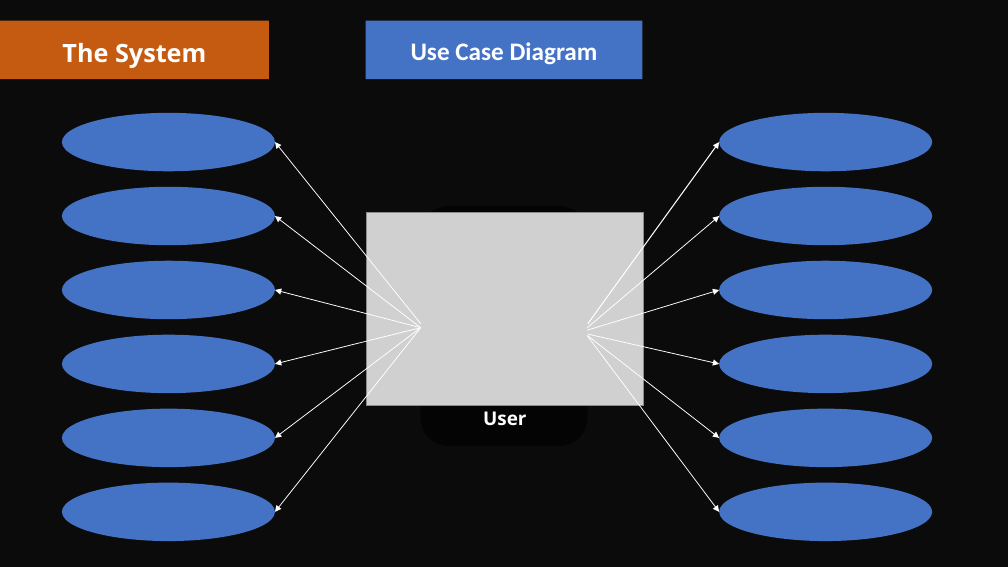
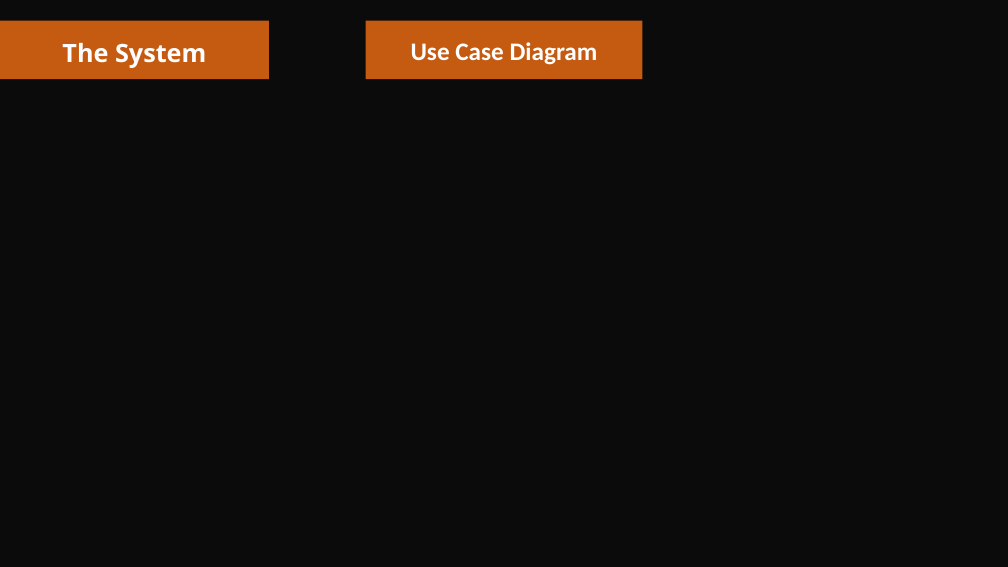
Before and after one commit to vishnuhidesh/FitFuel, a slide deck: slide 5 of Second Review.pptx. Drawn at 1008x567 pixels with LibreOffice and Linux fonts; fonts in the diff are those of the drawing; grey boxes stand for pictures; background and template pictures are left out; a plain dark background stands for a picture behind light text. Boxes give left, top, right and bottom in pixels: in the first picture for what was removed or moved away, otherwise in the second. Text is boxed around its words. In the diff, an @@ line names an element or a change of style, - is before the commit and + after.

```diff
--- a/Second Review.pptx
+++ b/Second Review.pptx
@@ rectangle at bbox=[366, 20, 643, 79]: fill #4472C4 to #C55A11 @@
@@ ellipse removed at bbox=[62, 113, 275, 171] @@
@@ ellipse removed at bbox=[719, 113, 932, 171] @@
@@ arrow removed from (421, 324) to (275, 142) @@
@@ arrow removed from (588, 324) to (719, 142) @@
@@ ellipse removed at bbox=[62, 187, 275, 245] @@
@@ rounded rectangle removed at bbox=[421, 206, 588, 445] @@
@@ ellipse removed at bbox=[719, 187, 932, 245] @@
@@ arrow removed from (421, 327) to (275, 216) @@
@@ picture removed at bbox=[367, 212, 644, 406] @@
@@ arrow removed from (588, 327) to (719, 216) @@
@@ ellipse removed at bbox=[62, 261, 275, 319] @@
@@ ellipse removed at bbox=[719, 261, 932, 319] @@
@@ arrow removed from (421, 327) to (275, 290) @@
@@ arrow removed from (588, 330) to (719, 290) @@
@@ arrow removed from (421, 327) to (275, 364) @@
@@ arrow removed from (421, 327) to (275, 438) @@
@@ arrow removed from (421, 327) to (275, 512) @@
@@ ellipse removed at bbox=[62, 335, 275, 393] @@
@@ arrow removed from (588, 334) to (719, 364) @@
@@ arrow removed from (588, 336) to (719, 438) @@
@@ arrow removed from (588, 336) to (719, 512) @@
@@ ellipse removed at bbox=[719, 335, 932, 393] @@
@@ ellipse removed at bbox=[62, 409, 275, 467] @@
@@ text removed at bbox=[483, 411, 526, 426] @@
-User
@@ ellipse removed at bbox=[719, 409, 932, 467] @@
@@ ellipse removed at bbox=[62, 482, 275, 541] @@
@@ ellipse removed at bbox=[719, 482, 932, 541] @@
```
Also in this commit, not shown: 1 other slide changed, 4 slides added, 3 other files.
